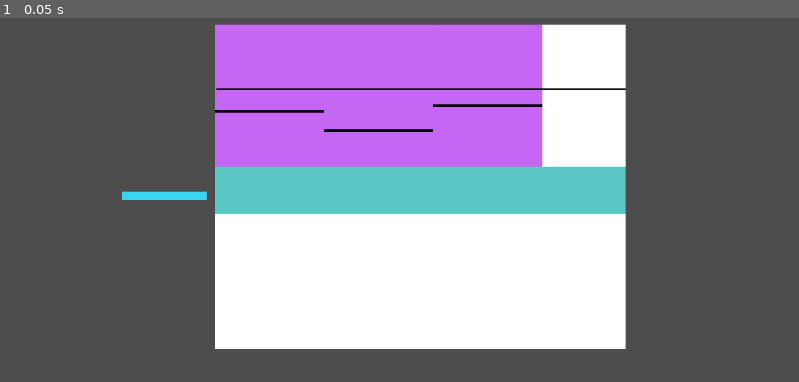
Above: before the commit, frame 1.
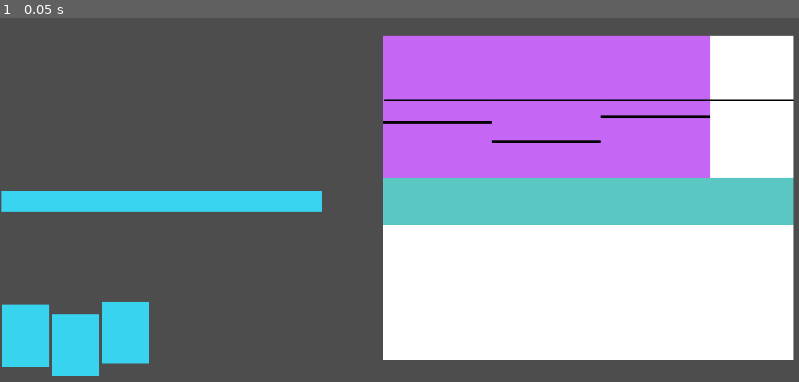
Above: after the commit, the same moment.

Repository: dbm19/key_game
Game: Godot game, scene res://gameplay_screen.tscn
Same seed, same stepped clock (60 frames per second), same inputs: the game is played once before the commit and once after it.
Inputs:
- Up to frame 1 (0.05 s): no input

The runs differ from the first frame. In frame 1, 50% of the frame differs, in the area x 0-100%, y 1-99%.

Commit message:
Added logic for setting key teeth - doesn't work properly though

Diff:
--- a/gameplay_screen.tscn
+++ b/gameplay_screen.tscn
@@ -6,7 +6,7 @@
 [node name="GameplayScreen" type="Node2D"]
 
 [node name="Key" parent="." instance=ExtResource("1_0fxmo")]
-position = Vector2(237, 310)
+position = Vector2(233, 318)
 
 [node name="Lock" parent="." instance=ExtResource("2_hos64")]
-position = Vector2(848, 313)
+position = Vector2(1090, 329)
--- /dev/null
+++ b/global.gd
@@ -0,0 +1,13 @@
+extends Node
+
+var pin_line_position_1
+var pin_line_position_2
+var pin_line_position_3
+
+# Called when the node enters the scene tree for the first time.
+func _ready() -> void:
+	pass
+
+# Called every frame. 'delta' is the elapsed time since the previous frame.
+func _process(delta: float) -> void:
+	pass
--- /dev/null
+++ b/global.tscn
@@ -0,0 +1,6 @@
+[gd_scene load_steps=2 format=3 uid="uid://fab0ebv68p1w"]
+
+[ext_resource type="Script" path="res://global.gd" id="1_sv1hj"]
+
+[node name="Global" type="Node"]
+script = ExtResource("1_sv1hj")
--- /dev/null
+++ b/key.gd
@@ -0,0 +1,42 @@
+extends Node2D
+
+var key_tooth_1_scene
+var key_tooth_2_scene
+var key_tooth_3_scene
+var key_tooth_1_scene_instance
+var key_tooth_2_scene_instance
+var key_tooth_3_scene_instance
+var key_tooth_1_marker
+var key_tooth_2_marker
+var key_tooth_3_marker
+
+# Called when the node enters the scene tree for the first time.
+func _ready() -> void:
+	key_tooth_1_scene = preload("res://key_tooth.tscn")
+	key_tooth_2_scene = preload("res://key_tooth.tscn")
+	key_tooth_3_scene = preload("res://key_tooth.tscn")
+	key_tooth_1_marker = get_node("KeyTooth1Marker")
+	key_tooth_2_marker = get_node("KeyTooth2Marker")
+	key_tooth_3_marker = get_node("KeyTooth3Marker")
+
+# Called every frame. 'delta' is the elapsed time since the previous frame.
+func _process(delta: float) -> void:
+	if Global.pin_line_position_1 && Global.pin_line_position_2 && Global.pin_line_position_3:
+		set_positions()
+
+func set_positions():
+	key_tooth_1_scene_instance = key_tooth_1_scene.instantiate()
+	key_tooth_2_scene_instance = key_tooth_2_scene.instantiate()
+	key_tooth_3_scene_instance = key_tooth_3_scene.instantiate()
+
+	key_tooth_1_scene_instance.position.y += Global.pin_line_position_1 * 100
+	key_tooth_2_scene_instance.position.y += Global.pin_line_position_2 * 100
+	key_tooth_3_scene_instance.position.y += Global.pin_line_position_3 * 100
+
+	key_tooth_1_scene_instance.position.x = key_tooth_1_marker.position.x
+	key_tooth_2_scene_instance.position.x = key_tooth_2_marker.position.x
+	key_tooth_3_scene_instance.position.x = key_tooth_3_marker.position.x
+
+	add_child(key_tooth_1_scene_instance)
+	add_child(key_tooth_2_scene_instance)
+	add_child(key_tooth_3_scene_instance)
--- a/key.tscn
+++ b/key.tscn
@@ -1,4 +1,6 @@
-[gd_scene load_steps=4 format=3 uid="uid://btgemdp6rg2s4"]
+[gd_scene load_steps=5 format=3 uid="uid://btgemdp6rg2s4"]
+
+[ext_resource type="Script" path="res://key.gd" id="1_gfljg"]
 
 [sub_resource type="Gradient" id="Gradient_g4fsx"]
 colors = PackedColorArray(0.223529, 0.835294, 0.941176, 1, 0.223654, 0.833943, 0.941794, 1)
@@ -7,17 +9,27 @@
 gradient = SubResource("Gradient_g4fsx")
 
 [sub_resource type="RectangleShape2D" id="RectangleShape2D_bqjkb"]
-size = Vector2(122, 12)
+size = Vector2(462, 30)
 
 [node name="Key" type="Node2D"]
 position = Vector2(551, 318)
+script = ExtResource("1_gfljg")
 
 [node name="KeyBladeArea" type="Area2D" parent="."]
 
 [node name="KeyBladeSprite" type="Sprite2D" parent="KeyBladeArea"]
-position = Vector2(1.90735e-06, -5.24521e-06)
-scale = Vector2(0.474609, 12)
+position = Vector2(0, -2.86102e-06)
+scale = Vector2(1.80811, 30.9877)
 texture = SubResource("GradientTexture1D_ahbpb")
 
 [node name="KeyBladeCollisionShape" type="CollisionShape2D" parent="KeyBladeArea"]
 shape = SubResource("RectangleShape2D_bqjkb")
+
+[node name="KeyTooth1Marker" type="Marker2D" parent="."]
+position = Vector2(-196, -59)
+
+[node name="KeyTooth2Marker" type="Marker2D" parent="."]
+position = Vector2(-124, -59)
+
+[node name="KeyTooth3Marker" type="Marker2D" parent="."]
+position = Vector2(-52, -58)
--- /dev/null
+++ b/key_tooth.gd
@@ -0,0 +1,10 @@
+extends Node2D
+
+
+# Called when the node enters the scene tree for the first time.
+func _ready() -> void:
+	pass # Replace with function body.
+
+# Called every frame. 'delta' is the elapsed time since the previous frame.
+func _process(delta: float) -> void:
+	pass
--- /dev/null
+++ b/key_tooth.tscn
@@ -0,0 +1,18 @@
+[gd_scene load_steps=4 format=3 uid="uid://ct6rlr7uaerf4"]
+
+[ext_resource type="Script" path="res://key_tooth.gd" id="1_jnqq4"]
+
+[sub_resource type="Gradient" id="Gradient_16o5n"]
+colors = PackedColorArray(0.223529, 0.835294, 0.941176, 1, 0.223529, 0.835294, 0.941176, 1)
+
+[sub_resource type="GradientTexture1D" id="GradientTexture1D_d5jwc"]
+gradient = SubResource("Gradient_16o5n")
+
+[node name="KeyTooth" type="Node2D"]
+position = Vector2(355, 182)
+script = ExtResource("1_jnqq4")
+
+[node name="KeyToothSprite" type="Sprite2D" parent="."]
+position = Vector2(2.47955e-05, 9.53674e-06)
+scale = Vector2(0.265625, 89.0625)
+texture = SubResource("GradientTexture1D_d5jwc")
--- a/lock.gd
+++ b/lock.gd
@@ -1,10 +1,20 @@
 extends Node2D
 
 var distance_to_shear_line
+var pin_line_1
+var pin_line_2
+var pin_line_3
 
 # Called when the node enters the scene tree for the first time.
 func _ready() -> void:
 	distance_to_shear_line = get_node("LockSprite/KeyHoleSprite/KeyHoleMarker").position - get_node("LockSprite/ShearLine/ShearLineMarker").position
+	pin_line_1 = get_node("LockSprite/Pin/Sprite2D/PinLine")
+	pin_line_2 = get_node("LockSprite/Pin2/Sprite2D/PinLine")
+	pin_line_3 = get_node("LockSprite/Pin3/Sprite2D/PinLine")
+
+	Global.pin_line_position_1 = pin_line_1.position.y
+	Global.pin_line_position_2 = pin_line_2.position.y
+	Global.pin_line_position_3 = pin_line_3.position.y
 
 # Called every frame. 'delta' is the elapsed time since the previous frame.
 func _process(delta: float) -> void:
--- a/project.godot
+++ b/project.godot
@@ -14,3 +14,7 @@
 run/main_scene="res://gameplay_screen.tscn"
 config/features=PackedStringArray("4.3", "Forward Plus")
 config/icon="res://icon.svg"
+
+[autoload]
+
+Global="*res://global.tscn"
Not shown: 1 places in pin.tscn that only renumber resources
